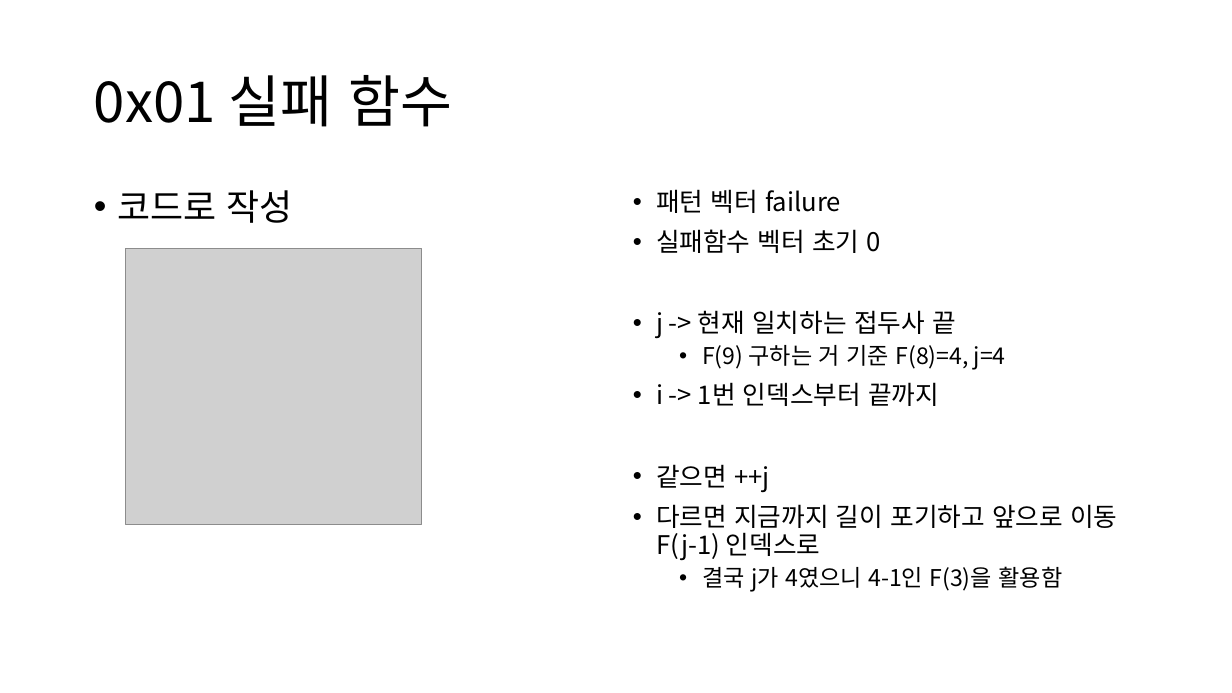
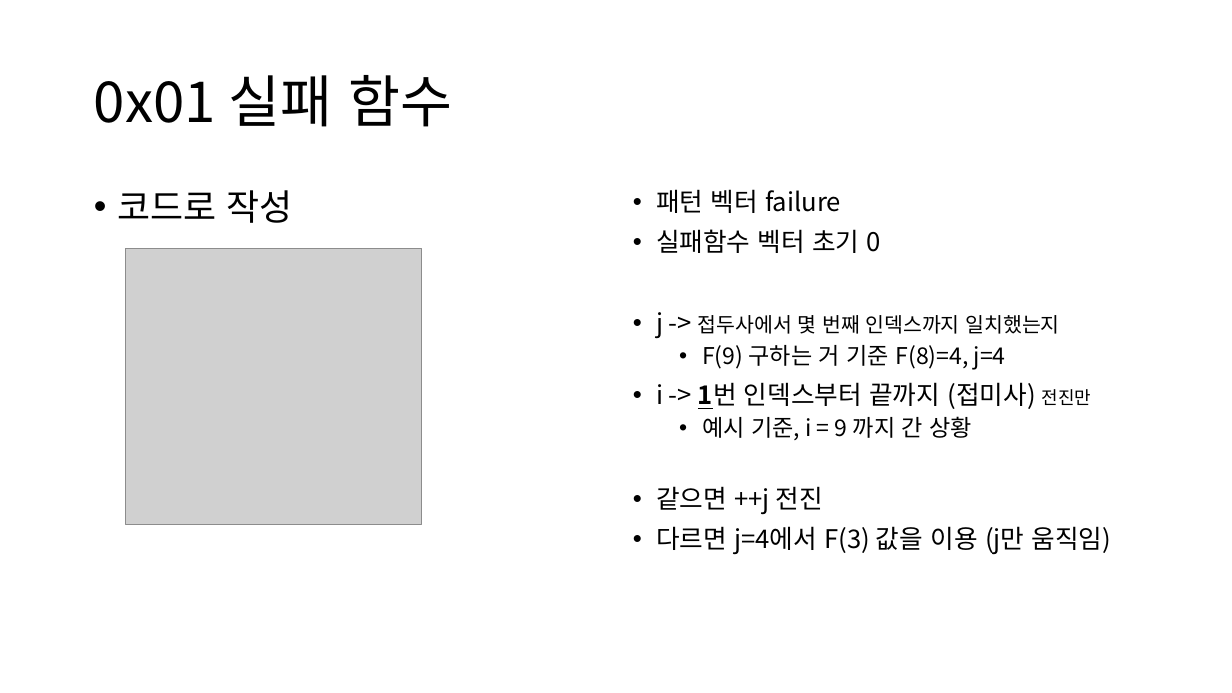
Before and after one commit to zeonyani/presentation, a slide deck: slide 55 of kmp/KMP 알고리즘 세미나.pptx. Drawn at 1232x693 pixels with LibreOffice and Linux fonts; fonts in the diff are those of the drawing; grey boxes stand for pictures. Boxes give left, top, right and bottom in pixels: in the first picture for what was removed or moved away, otherwise in the second. Text is boxed around its words. In the diff, an @@ line names an element or a change of style, - is before the commit and + after.

```diff
--- a/kmp/KMP 알고리즘 세미나.pptx
+++ b/kmp/KMP 알고리즘 세미나.pptx
@@ text at (x1=656, y1=312, x2=1060, y2=339): text changed; size 20 to 16 pt @@
-• j -> 현재 일치하는 접두사 끝
+• j -> 접두사에서 몇 번째 인덱스까지 일치했는지
@@ text at (x1=656, y1=382, x2=1112, y2=555): text changed @@
-• i -> 1번 인덱스부터 끝까지
-• 같으면 ++j
-• 다르면 지금까지 길이 포기하고 앞으로 이동 F(j-1) 인덱스로
-  • 결국 j가 4였으니 4-1인 F(3)을 활용함
+• i -> 1번 인덱스부터 끝까지 (접미사) 전진만
+  • 예시 기준, i = 9 까지 간 상황
+• 같으면 ++j 전진
+• 다르면 j=4에서 F(3) 값을 이용 (j만 움직임)
```
Also in this commit, not shown: 24 other slides changed, 1 slide added, 1 slide removed.
